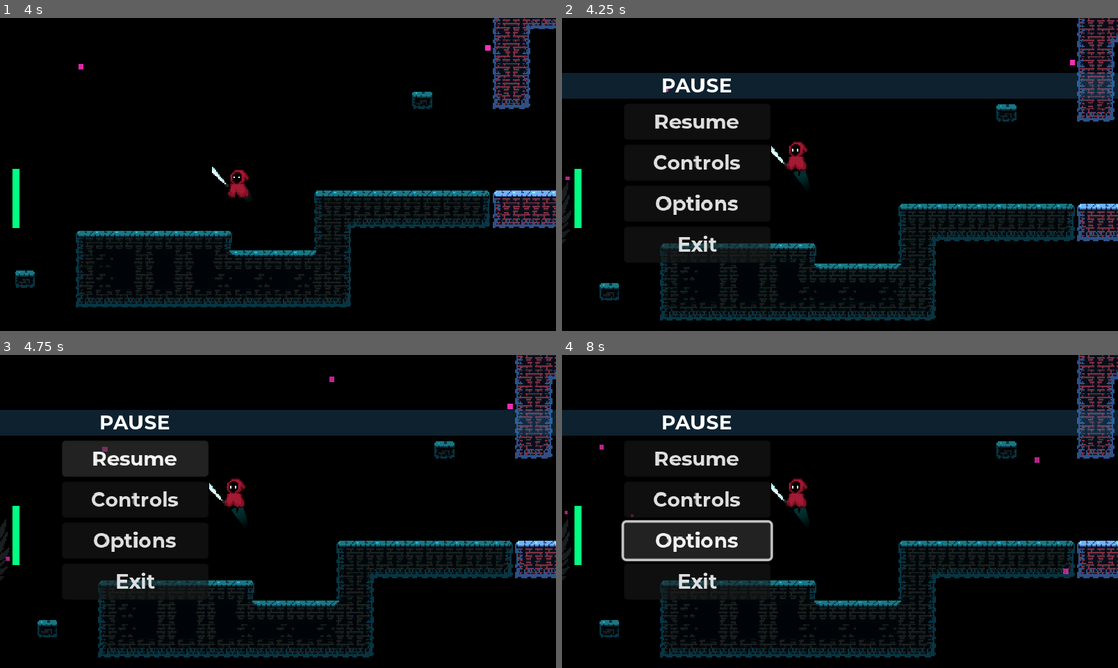
Above: before the commit, frames 1-4 (two rows, left to right).
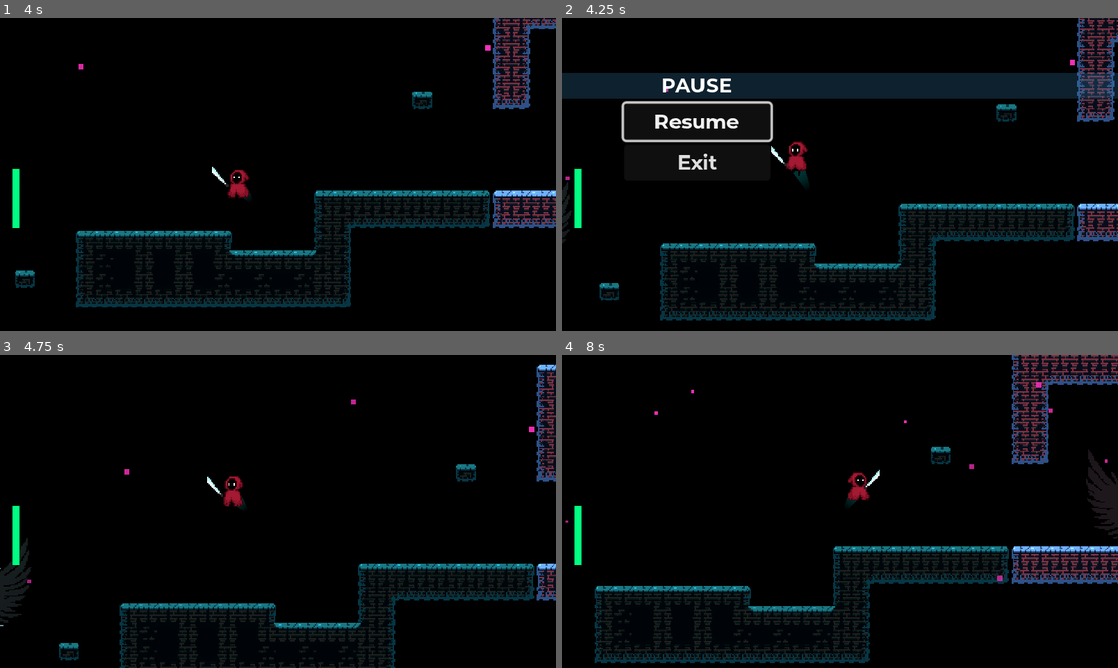
Above: after the commit, the same moments.

Repository: Driannn/AcerolaJam0
Game: Godot game, scene res://Scenes/Main scene/main_scene.tscn
Two runs of this game, one before a commit and one after it. Both use one fixed random seed, a clock stepped at 60 frames per second and the inputs below.
Inputs (mouse positions are in pixels of both pictures, inside the frame that each line leads up to):
- Up to frame 1 (4 s): tap Enter (ui_accept) at 0.5, 0.6, 1.55, 3.05, 3.6 s; move the mouse to (400, 158) at 0.52 s; hold D (move_right) 0.53-1.28 s; click (400, 158) at 0.67 s; tap Space (jump) at 0.77, 0.8, 1.07, 1.35, 1.52, 1.82, 2.3, 3.02, 3.32, 3.77, 3.8 s; move the mouse to (166, 190) at 1.27 s; hold S 1.28-2.03 s; move the mouse to (333, 105) at 2.02 s; hold D (move_right) 2.03-2.78 s; tap X (attack) at 2.1 s; move the mouse to (250, 237) at 2.77 s; hold W 2.78-3.53 s; tap C (dash) at 2.85 s; click (250, 237) at 2.92 s; move the mouse to (444, 221) at 3.52 s; hold A (move_left) from 3.53 s (still down)
- Up to frame 2 (4.25 s): keep holding A (move_left); tap Space (jump) at 4.07 s; tap Escape (pause) at 4.15 s
- Up to frame 3 (4.75 s): keep holding A (move_left); move the mouse to (111, 464) at 4.27 s; tap F at 4.35 s; tap Space (jump) at 4.52 s; tap Enter (ui_accept) at 4.55 s
- Up to frame 4 (8 s): tap Space (jump) at 4.82, 5.3, 5.85, 6.02, 6.32, 6.77, 6.8, 7.07, 7.52, 7.82 s; move the mouse to (867, 511) at 5.02 s; release A (move_left) at 5.03 s; hold S 5.03-5.78 s; tap Enter (ui_accept) at 5.1, 6.05, 7.55 s; click (867, 511) at 5.17 s; move the mouse to (756, 433) at 5.77 s; hold D (move_right) 5.78-6.53 s; move the mouse to (962, 495) at 6.52 s; hold W 6.53-7.28 s; tap X (attack) at 6.6 s; move the mouse to (728, 527) at 7.27 s; hold D (move_right) from 7.28 s (still down); tap C (dash) at 7.35 s; click (728, 527) at 7.42 s

Frame 1 is identical in both runs. In frame 2, 2.0% of the frame differs, in the area x 10-38%, y 26-78%; in frame 3, 26%; in frame 4, 29%, in the area x 0-100%, y 0-99%.

Commit message:
Pause working with controller

Diff:
--- a/Scenes/Main scene/main_scene.tscn
+++ b/Scenes/Main scene/main_scene.tscn
@@ -79,6 +79,7 @@
 position = Vector2(-30, 207)
 
 [node name="Cameras" type="Node2D" parent="."]
+process_mode = 1
 
 [node name="OnPlayerCamera" type="Node2D" parent="Cameras"]
 position = Vector2(102.035, 128)
--- a/Scenes/Player/my_player.tscn
+++ b/Scenes/Player/my_player.tscn
@@ -58,9 +58,9 @@
 "values": [Color(1, 1, 1, 1)]
 }
 
-[sub_resource type="Animation" id="Animation_llf4s"]
-resource_name = "fall"
-length = 0.4
+[sub_resource type="Animation" id="Animation_xc72h"]
+resource_name = "dead"
+length = 2.0
 tracks/0/type = "value"
 tracks/0/imported = false
 tracks/0/enabled = true
@@ -68,44 +68,10 @@
 tracks/0/interp = 1
 tracks/0/loop_wrap = true
 tracks/0/keys = {
-"times": PackedFloat32Array(0, 0.1, 0.2, 0.3, 1.2, 1.3, 1.4, 1.5),
-"transitions": PackedFloat32Array(1, 1, 1, 1, 1, 1, 1, 1),
-"update": 1,
-"values": [Vector2i(4, 5), Vector2i(5, 5), Vector2i(6, 5), Vector2i(7, 5), Vector2i(0, 5), Vector2i(1, 5), Vector2i(2, 5), Vector2i(3, 5)]
-}
-
-[sub_resource type="Animation" id="Animation_6s7v0"]
-resource_name = "hurt"
-length = 0.1
-loop_mode = 1
-tracks/0/type = "value"
-tracks/0/imported = false
-tracks/0/enabled = true
-tracks/0/path = NodePath("Sprite2D:modulate")
-tracks/0/interp = 0
-tracks/0/loop_wrap = true
-tracks/0/keys = {
-"times": PackedFloat32Array(0, 0.05),
-"transitions": PackedFloat32Array(1, 1),
-"update": 1,
-"values": [Color(6, 6, 6, 0.103), Color(1, 1, 1, 1)]
-}
-
-[sub_resource type="Animation" id="Animation_ujvcn"]
-resource_name = "idle"
-length = 2.0
-loop_mode = 1
-tracks/0/type = "value"
-tracks/0/imported = false
-tracks/0/enabled = true
-tracks/0/path = NodePath("Sprite2D:frame")
-tracks/0/interp = 1
-tracks/0/loop_wrap = true
-tracks/0/keys = {
-"times": PackedFloat32Array(0, 1.6),
-"transitions": PackedFloat32Array(1, 1),
-"update": 1,
-"values": [0, 8]
+"times": PackedFloat32Array(0, 0.1, 0.2, 0.6, 1),
+"transitions": PackedFloat32Array(1, 1, 1, 1, 1),
+"update": 1,
+"values": [Vector2i(1, 7), Vector2i(2, 7), Vector2i(3, 7), Vector2i(4, 7), Vector2i(5, 7)]
 }
 tracks/1/type = "value"
 tracks/1/imported = false
@@ -120,8 +86,8 @@
 "values": [Color(1, 1, 1, 1)]
 }
 
-[sub_resource type="Animation" id="Animation_dwgku"]
-resource_name = "jump"
+[sub_resource type="Animation" id="Animation_llf4s"]
+resource_name = "fall"
 length = 0.4
 tracks/0/type = "value"
 tracks/0/imported = false
@@ -130,15 +96,33 @@
 tracks/0/interp = 1
 tracks/0/loop_wrap = true
 tracks/0/keys = {
-"times": PackedFloat32Array(0, 0.1, 0.2, 0.3, 1.1, 1.2, 1.3, 1.4),
+"times": PackedFloat32Array(0, 0.1, 0.2, 0.3, 1.2, 1.3, 1.4, 1.5),
 "transitions": PackedFloat32Array(1, 1, 1, 1, 1, 1, 1, 1),
 "update": 1,
-"values": [Vector2i(0, 5), Vector2i(1, 5), Vector2i(2, 5), Vector2i(3, 5), Vector2i(4, 5), Vector2i(5, 5), Vector2i(6, 5), Vector2i(7, 5)]
-}
-
-[sub_resource type="Animation" id="Animation_6y8ty"]
-resource_name = "run"
-length = 0.8
+"values": [Vector2i(4, 5), Vector2i(5, 5), Vector2i(6, 5), Vector2i(7, 5), Vector2i(0, 5), Vector2i(1, 5), Vector2i(2, 5), Vector2i(3, 5)]
+}
+
+[sub_resource type="Animation" id="Animation_6s7v0"]
+resource_name = "hurt"
+length = 0.1
+loop_mode = 1
+tracks/0/type = "value"
+tracks/0/imported = false
+tracks/0/enabled = true
+tracks/0/path = NodePath("Sprite2D:modulate")
+tracks/0/interp = 0
+tracks/0/loop_wrap = true
+tracks/0/keys = {
+"times": PackedFloat32Array(0, 0.05),
+"transitions": PackedFloat32Array(1, 1),
+"update": 1,
+"values": [Color(6, 6, 6, 0.103), Color(1, 1, 1, 1)]
+}
+
+[sub_resource type="Animation" id="Animation_ujvcn"]
+resource_name = "idle"
+length = 2.0
+loop_mode = 1
 tracks/0/type = "value"
 tracks/0/imported = false
 tracks/0/enabled = true
@@ -146,26 +130,10 @@
 tracks/0/interp = 1
 tracks/0/loop_wrap = true
 tracks/0/keys = {
-"times": PackedFloat32Array(0, 0.1, 0.2, 0.3, 0.4, 0.5, 0.6, 0.7),
-"transitions": PackedFloat32Array(1, 1, 1, 1, 1, 1, 1, 1),
-"update": 1,
-"values": [24, 25, 26, 27, 28, 29, 30, 31]
-}
-
-[sub_resource type="Animation" id="Animation_xc72h"]
-resource_name = "dead"
-length = 2.0
-tracks/0/type = "value"
-tracks/0/imported = false
-tracks/0/enabled = true
-tracks/0/path = NodePath("Sprite2D:frame_coords")
-tracks/0/interp = 1
-tracks/0/loop_wrap = true
-tracks/0/keys = {
-"times": PackedFloat32Array(0, 0.1, 0.2, 0.6, 1),
-"transitions": PackedFloat32Array(1, 1, 1, 1, 1),
-"update": 1,
-"values": [Vector2i(1, 7), Vector2i(2, 7), Vector2i(3, 7), Vector2i(4, 7), Vector2i(5, 7)]
+"times": PackedFloat32Array(0, 1.6),
+"transitions": PackedFloat32Array(1, 1),
+"update": 1,
+"values": [0, 8]
 }
 tracks/1/type = "value"
 tracks/1/imported = false
@@ -178,6 +146,38 @@
 "transitions": PackedFloat32Array(1),
 "update": 0,
 "values": [Color(1, 1, 1, 1)]
+}
+
+[sub_resource type="Animation" id="Animation_dwgku"]
+resource_name = "jump"
+length = 0.4
+tracks/0/type = "value"
+tracks/0/imported = false
+tracks/0/enabled = true
+tracks/0/path = NodePath("Sprite2D:frame_coords")
+tracks/0/interp = 1
+tracks/0/loop_wrap = true
+tracks/0/keys = {
+"times": PackedFloat32Array(0, 0.1, 0.2, 0.3, 1.1, 1.2, 1.3, 1.4),
+"transitions": PackedFloat32Array(1, 1, 1, 1, 1, 1, 1, 1),
+"update": 1,
+"values": [Vector2i(0, 5), Vector2i(1, 5), Vector2i(2, 5), Vector2i(3, 5), Vector2i(4, 5), Vector2i(5, 5), Vector2i(6, 5), Vector2i(7, 5)]
+}
+
+[sub_resource type="Animation" id="Animation_6y8ty"]
+resource_name = "run"
+length = 0.8
+tracks/0/type = "value"
+tracks/0/imported = false
+tracks/0/enabled = true
+tracks/0/path = NodePath("Sprite2D:frame")
+tracks/0/interp = 1
+tracks/0/loop_wrap = true
+tracks/0/keys = {
+"times": PackedFloat32Array(0, 0.1, 0.2, 0.3, 0.4, 0.5, 0.6, 0.7),
+"transitions": PackedFloat32Array(1, 1, 1, 1, 1, 1, 1, 1),
+"update": 1,
+"values": [24, 25, 26, 27, 28, 29, 30, 31]
 }
 
 [sub_resource type="AnimationLibrary" id="AnimationLibrary_pgd4j"]
--- a/Scenes/UI/pause_menu.gd
+++ b/Scenes/UI/pause_menu.gd
@@ -1,6 +1,7 @@
 extends Control
 
 @onready var game_manager = %GameManager
+@onready var resume = $Panel/VBoxContainer/Reusme
 
 func _ready():
 	hide()
@@ -10,6 +11,7 @@
 func _on_game_manager_toggle_gaame_paaused(is_paused : bool):
 	if is_paused:
 		show()
+		resume.grab_focus()
 	else:
 		hide()
 
--- a/Scenes/UI/pause_menu.tscn
+++ b/Scenes/UI/pause_menu.tscn
@@ -51,11 +51,13 @@
 text = "Resume"
 
 [node name="Controls" type="Button" parent="Panel/VBoxContainer"]
+visible = false
 layout_mode = 2
 theme_override_fonts/font = ExtResource("1_fvnia")
 text = "Controls"
 
 [node name="Options" type="Button" parent="Panel/VBoxContainer"]
+visible = false
 layout_mode = 2
 theme_override_fonts/font = ExtResource("1_fvnia")
 text = "Options"
--- a/project.godot
+++ b/project.godot
@@ -33,12 +33,23 @@
 
 [input]
 
+ui_accept={
+"deadzone": 0.5,
+"events": [Object(InputEventKey,"resource_local_to_scene":false,"resource_name":"","device":0,"window_id":0,"alt_pressed":false,"shift_pressed":false,"ctrl_pressed":false,"meta_pressed":false,"pressed":false,"keycode":4194309,"physical_keycode":0,"key_label":0,"unicode":0,"echo":false,"script":null)
+, Object(InputEventKey,"resource_local_to_scene":false,"resource_name":"","device":0,"window_id":0,"alt_pressed":false,"shift_pressed":false,"ctrl_pressed":false,"meta_pressed":false,"pressed":false,"keycode":4194310,"physical_keycode":0,"key_label":0,"unicode":0,"echo":false,"script":null)
+, Object(InputEventKey,"resource_local_to_scene":false,"resource_name":"","device":0,"window_id":0,"alt_pressed":false,"shift_pressed":false,"ctrl_pressed":false,"meta_pressed":false,"pressed":false,"keycode":32,"physical_keycode":0,"key_label":0,"unicode":32,"echo":false,"script":null)
+, Object(InputEventJoypadButton,"resource_local_to_scene":false,"resource_name":"","device":-1,"button_index":0,"pressure":0.0,"pressed":true,"script":null)
+]
+}
 ui_left={
 "deadzone": 0.5,
 "events": [Object(InputEventKey,"resource_local_to_scene":false,"resource_name":"","device":0,"window_id":0,"alt_presse …(181 unchanged characters)…
 , Object(InputEventJoypadButton,"resource_local_to_scene":false,"resource_name":"","device":0,"button_index":13,"pressure":0.0,"pressed":false,"script":null)
 , Object(InputEventJoypadMotion,"resource_local_to_scene":false,"resource_name":"","device":0,"axis":0,"axis_value":-1.0,"script":null)
 , Object(InputEventKey,"resource_local_to_scene":false,"resource_name":"","device":-1,"window_id":0,"alt_pressed":false,"shift_pressed":false,"ctrl_pressed":false,"meta_pressed":false,"pressed":false,"keycode":0,"physical_keycode":65,"key_label":0,"unicode":97,"echo":false,"script":null)
+, Object(InputEventJoypadButton,"resource_local_to_scene":false,"resource_name":"","device":-1,"button_index":13,"pressure":0.0,"pressed":true,"script":null)
+, Object(InputEventKey,"resource_local_to_scene":false,"resource_name":"","device":-1,"window_id":0,"alt_pressed":false,"shift_pressed":false,"ctrl_pressed":false,"meta_pressed":false,"pressed":false,"keycode":0,"physical_keycode":65,"key_label":0,"unicode":97,"echo":false,"script":null)
+, Object(InputEventJoypadMotion,"resource_local_to_scene":false,"resource_name":"","device":-1,"axis":0,"axis_value":-1.0,"script":null)
 ]
 }
 ui_right={
@@ -47,6 +58,9 @@
 , Object(InputEventJoypadButton,"resource_local_to_scene":false,"resource_name":"","device":0,"button_index":14,"pressure":0.0,"pressed":false,"script":null)
 , Object(InputEventJoypadMotion,"resource_local_to_scene":false,"resource_name":"","device":0,"axis":0,"axis_value":1.0,"script":null)
 , Object(InputEventKey,"resource_local_to_scene":false,"resource_name":"","device":-1,"window_id":0,"alt_pressed":false,"shift_pressed":false,"ctrl_pressed":false,"meta_pressed":false,"pressed":false,"keycode":0,"physical_keycode":68,"key_label":0,"unicode":100,"echo":false,"script":null)
+, Object(InputEventJoypadButton,"resource_local_to_scene":false,"resource_name":"","device":-1,"button_index":14,"pressure":0.0,"pressed":true,"script":null)
+, Object(InputEventKey,"resource_local_to_scene":false,"resource_name":"","device":-1,"window_id":0,"alt_pressed":false,"shift_pressed":false,"ctrl_pressed":false,"meta_pressed":false,"pressed":false,"keycode":0,"physical_keycode":68,"key_label":0,"unicode":100,"echo":false,"script":null)
+, Object(InputEventJoypadMotion,"resource_local_to_scene":false,"resource_name":"","device":-1,"axis":0,"axis_value":1.0,"script":null)
 ]
 }
 ui_up={
@@ -55,6 +69,9 @@
 , Object(InputEventJoypadButton,"resource_local_to_scene":false,"resource_name":"","device":0,"button_index":11,"pressure":0.0,"pressed":false,"script":null)
 , Object(InputEventJoypadMotion,"resource_local_to_scene":false,"resource_name":"","device":0,"axis":1,"axis_value":-1.0,"script":null)
 , Object(InputEventKey,"resource_local_to_scene":false,"resource_name":"","device":-1,"window_id":0,"alt_pressed":false,"shift_pressed":false,"ctrl_pressed":false,"meta_pressed":false,"pressed":false,"keycode":0,"physical_keycode":87,"key_label":0,"unicode":119,"echo":false,"script":null)
+, Object(InputEventJoypadButton,"resource_local_to_scene":false,"resource_name":"","device":-1,"button_index":11,"pressure":0.0,"pressed":true,"script":null)
+, Object(InputEventKey,"resource_local_to_scene":false,"resource_name":"","device":-1,"window_id":0,"alt_pressed":false,"shift_pressed":false,"ctrl_pressed":false,"meta_pressed":false,"pressed":false,"keycode":0,"physical_keycode":87,"key_label":0,"unicode":119,"echo":false,"script":null)
+, Object(InputEventJoypadMotion,"resource_local_to_scene":false,"resource_name":"","device":-1,"axis":1,"axis_value":-1.0,"script":null)
 ]
 }
 ui_down={
@@ -63,6 +80,9 @@
 , Object(InputEventJoypadButton,"resource_local_to_scene":false,"resource_name":"","device":0,"button_index":12,"pressure":0.0,"pressed":false,"script":null)
 , Object(InputEventJoypadMotion,"resource_local_to_scene":false,"resource_name":"","device":0,"axis":1,"axis_value":1.0,"script":null)
 , Object(InputEventKey,"resource_local_to_scene":false,"resource_name":"","device":-1,"window_id":0,"alt_pressed":false,"shift_pressed":false,"ctrl_pressed":false,"meta_pressed":false,"pressed":false,"keycode":0,"physical_keycode":83,"key_label":0,"unicode":115,"echo":false,"script":null)
+, Object(InputEventJoypadButton,"resource_local_to_scene":false,"resource_name":"","device":-1,"button_index":12,"pressure":0.0,"pressed":true,"script":null)
+, Object(InputEventKey,"resource_local_to_scene":false,"resource_name":"","device":-1,"window_id":0,"alt_pressed":false,"shift_pressed":false,"ctrl_pressed":false,"meta_pressed":false,"pressed":false,"keycode":0,"physical_keycode":83,"key_label":0,"unicode":115,"echo":false,"script":null)
+, Object(InputEventJoypadMotion,"resource_local_to_scene":false,"resource_name":"","device":-1,"axis":1,"axis_value":1.0,"script":null)
 ]
 }
 move_left={
